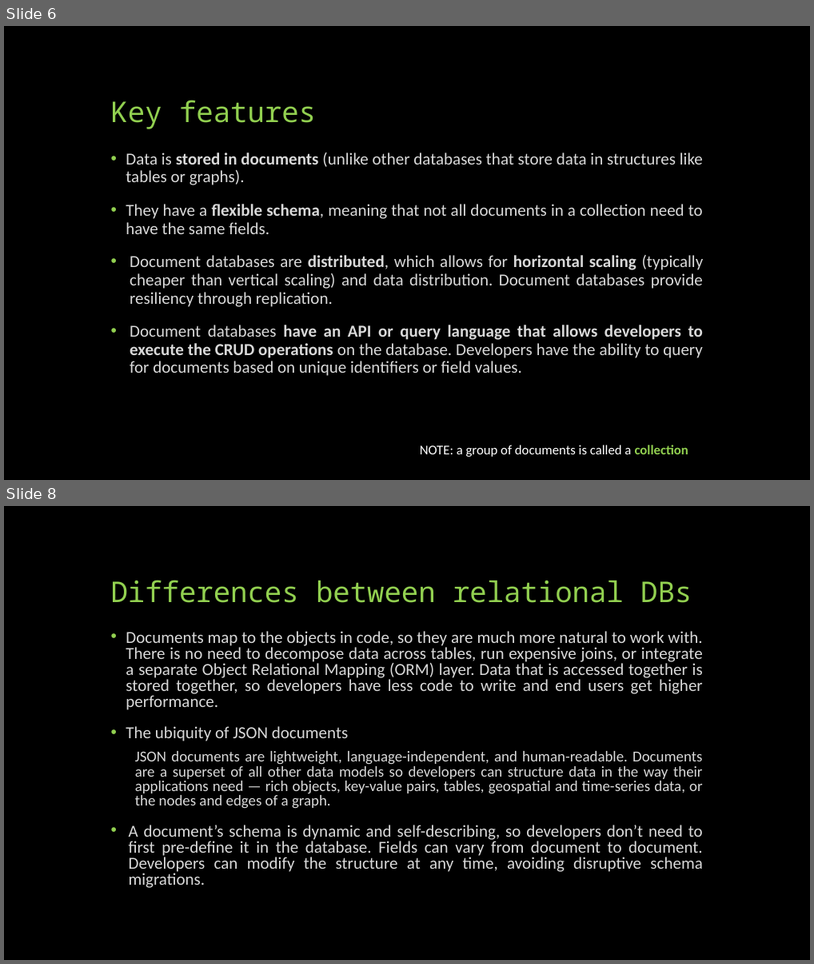
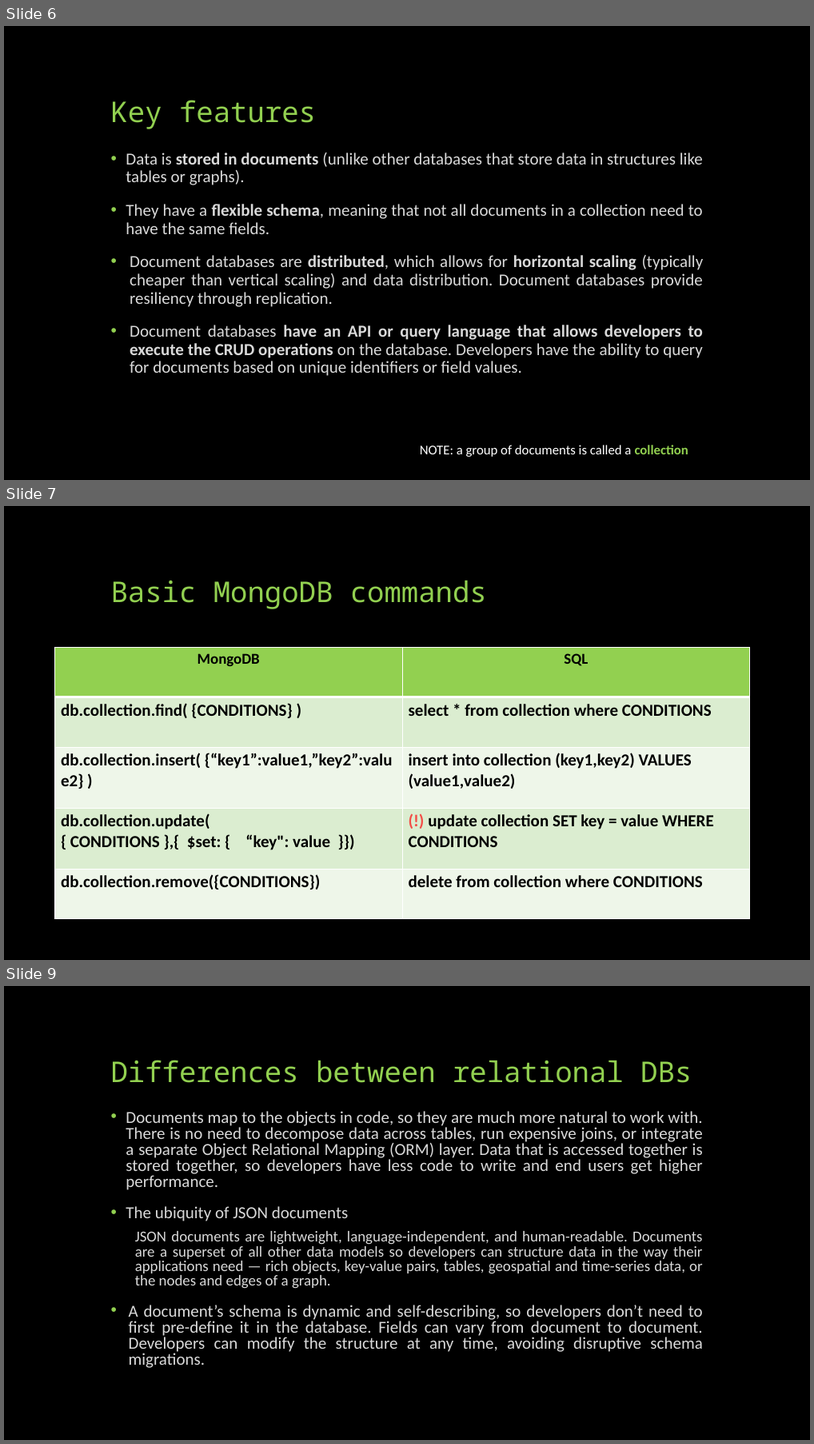
Before and after one commit to MnAppsNet/DominanceQueries, a slide deck: NOSQL - document stores.pptx. Shown one above the other, each under a label of ours: slides 6 and 8 before the commit, slides 6, 7 and 9 after it; the slides between them are not shown. The pictures are 814x964 and 814x1444 pixels, drawn with LibreOffice and Linux fonts; fonts in the diff are those of the drawing. Boxes give left, top, right and bottom in pixels: in the first picture for what was removed or moved away, otherwise in the second. Text is boxed around its words. In the diff, an @@ line names an element or a change of style, - is before the commit and + after.

```diff
--- a/NOSQL - document stores.pptx
+++ b/NOSQL - document stores.pptx
@@ slide 7 added at [4,506,810,960], background #000000 @@
@@ title added at [111,580,487,609], 34 pt, text #92D050 @@
+Basic MongoDB commands
@@ table added at [55,647,750,919], 5 rows, 2 columns @@
+MongoDB | SQL
+db.collection.find( {CONDITIONS} ) | select * from collection where CONDITIONS
+db.collection.insert( {“key1”:value1,”key2”:value2} ) | insert into collection (key1,key2) VALUES (value1,value2)
+db.collection.update( / { CONDITIONS },{ $set: { “key": value }}) | (!) update collection SET key = value WHERE CONDITIONS
+db.collection.remove({CONDITIONS}) | delete from collection where CONDITIONS
@@ what was slide 8 is now slide 9 @@
```
Also in this commit, not shown: 1 other slide added, 1 slide removed, 11 other files.
